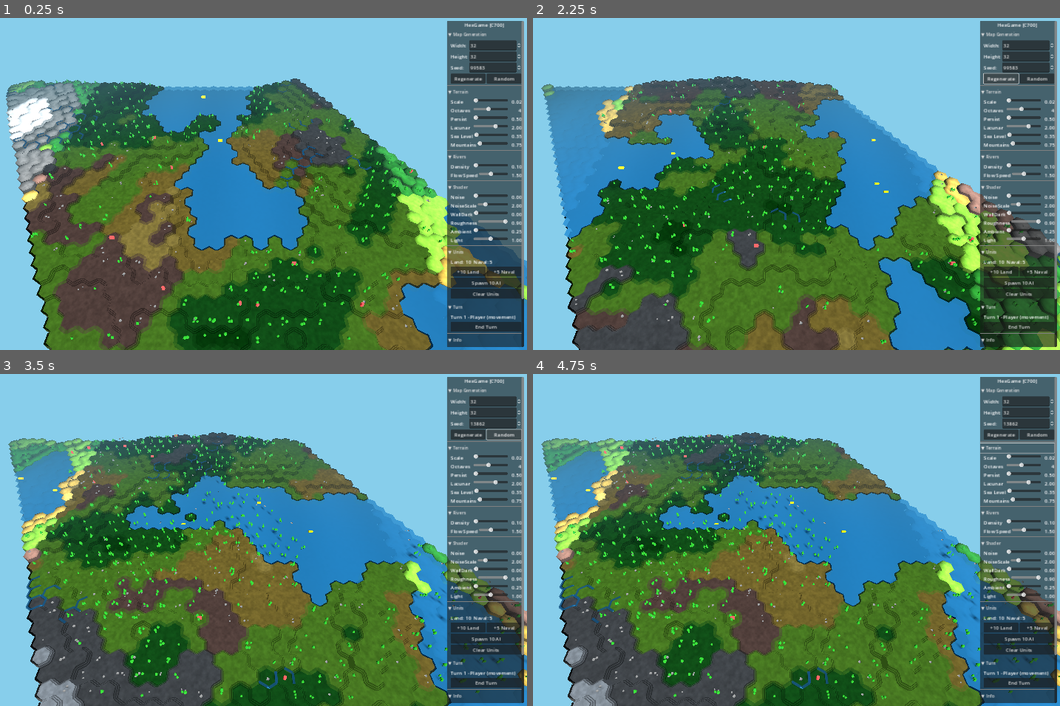
Above: before the commit, frames 1-4 (two rows, left to right).
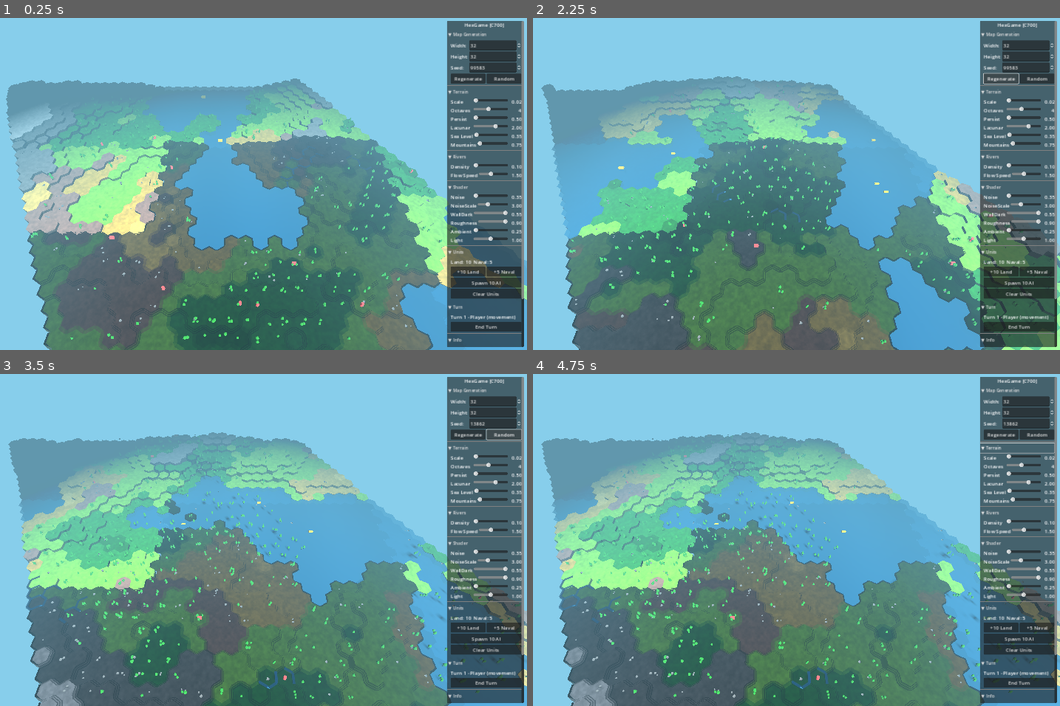
Above: after the commit, the same moments.

Repository: bobum/hexgame
Game: Godot game, scene res://scenes/main.tscn
The game is run twice, just before and just after one commit, with the same random seed, the same clock (stepped at 60 frames per second) and the same inputs.
Inputs:
- Up to frame 1 (0.25 s): no input
- Up to frame 2 (2.25 s): click "▼ Map Generation" at 0.5 s; click "▶ Map Generation" at 1.25 s; click "Regenerate" at 2 s
- Up to frame 3 (3.5 s): click "Random" at 2.75 s
- Up to frame 4 (4.75 s): click "▼ Terrain" at 3.5 s; click "▶ Terrain" at 4.25 s

The runs differ from the first frame. In frame 1, 60% of the frame differs, in the area x 1-100%, y 18-100%; in frame 2, 62%, in the area x 1-100%, y 17-100%; in frame 3, 59%; in frame 4, 59%.

Commit message:
Fix LOD color mismatch and camera-based culling
- Fix LOD/culling to use camera XZ position instead of view_center
  This ensures foreground terrain always gets high detail regardless
  of camera angle
- Add saturation boost to LOD meshes to compensate for lack of terraces
- Use flat normals for medium/low LOD for consistent shader effects
- Emit shader defaults on UI startup so parameters are applied
- Align fog and LOD distances with Three.js (fog 20-60, LOD 30/60)
- Update all renderers (terrain, water, rivers, features, units) to
  use consistent camera-based distance calculations

Co-Authored-By: Claude Opus 4.5 <noreply@anthropic.com>

Diff:
--- a/godot/scenes/main.tscn
+++ b/godot/scenes/main.tscn
@@ -13,10 +13,10 @@
 fog_enabled = true
 fog_mode = 1
 fog_light_color = Color(0.529, 0.808, 0.922, 1)
-fog_light_energy = 0.2
-fog_depth_begin = 40.0
-fog_depth_end = 80.0
-fog_sky_affect = 0.1
+fog_light_energy = 0.5
+fog_depth_begin = 20.0
+fog_depth_end = 60.0
+fog_sky_affect = 0.3
 
 [node name="Main" type="Node3D"]
 script = ExtResource("1_main")
--- a/godot/src/debug/screenshot_capture.gd
+++ b/godot/src/debug/screenshot_capture.gd
@@ -7,8 +7,8 @@
 const SCREENSHOT_PATH = "C:/projects/hexgame/godot/debug_screenshot.png"
 
 # Fixed camera settings for consistent screenshots
-const DEBUG_CAMERA_DISTANCE: float = 35.0
-const DEBUG_CAMERA_PITCH: float = 55.0
+const DEBUG_CAMERA_DISTANCE: float = 40.0  # See LOD transitions before fog
+const DEBUG_CAMERA_PITCH: float = 50.0
 const DEBUG_CAMERA_YAW: float = 0.0
 
 # Auto-capture settings
--- a/godot/src/rendering/chunked_river_renderer.gd
+++ b/godot/src/rendering/chunked_river_renderer.gd
@@ -251,14 +251,8 @@
 		return
 
 	var camera_pos = camera.global_position
-	var forward = -camera.global_transform.basis.z
-	var view_center: Vector3
-
-	if forward.y < -0.01:
-		var t = -camera_pos.y / forward.y
-		view_center = camera_pos + forward * t
-	else:
-		view_center = Vector3(camera_pos.x, 0, camera_pos.z)
+	# Use camera XZ position for distance (matches terrain renderer)
+	var camera_xz = Vector3(camera_pos.x, 0, camera_pos.z)
 
 	var max_dist_sq = MAX_RENDER_DISTANCE * MAX_RENDER_DISTANCE
 
@@ -266,8 +260,8 @@
 		var chunk: RiverChunk = chunks[key]
 		if not chunk.mesh_instance:
 			continue
-		var dx = chunk.center.x - view_center.x
-		var dz = chunk.center.z - view_center.z
+		var dx = chunk.center.x - camera_xz.x
+		var dz = chunk.center.z - camera_xz.z
 		chunk.mesh_instance.visible = (dx * dx + dz * dz) <= max_dist_sq
 
 
--- a/godot/src/rendering/chunked_terrain_renderer.gd
+++ b/godot/src/rendering/chunked_terrain_renderer.gd
@@ -6,11 +6,14 @@
 const CHUNK_SIZE: float = 16.0
 
 # Distance culling - chunks beyond this are hidden (works with fog)
-const MAX_RENDER_DISTANCE: float = 50.0  # Should match fog density for smooth fadeout
-
-# LOD distance thresholds (from Three.js LODDistances)
-const LOD_HIGH_TO_MEDIUM: float = 25.0
-const LOD_MEDIUM_TO_LOW: float = 45.0
+const MAX_RENDER_DISTANCE: float = 60.0  # Beyond fog end
+
+# LOD distance thresholds (matching Three.js LODDistances)
+const LOD_HIGH_TO_MEDIUM: float = 30.0
+const LOD_MEDIUM_TO_LOW: float = 60.0
+
+# Reference zoom distance for LOD scaling (default camera distance)
+const REFERENCE_ZOOM: float = 30.0
 
 # Base Y level for skirts - below minimum terrain elevation
 const SKIRT_BASE_Y: float = HexMetrics.MIN_ELEVATION * HexMetrics.ELEVATION_STEP - 1.0
@@ -30,6 +33,7 @@
 	var mesh_high: MeshInstance3D    # Full detail
 	var mesh_medium: MeshInstance3D  # Simplified
 	var mesh_low: MeshInstance3D     # Very simple
+	var mesh_skirt: MeshInstance3D   # Always-visible boundary skirt
 	var cells: Array[HexCell] = []
 	var chunk_x: int = 0
 	var chunk_z: int = 0
@@ -124,28 +128,124 @@
 	chunk.mesh_low.visible = false
 	add_child(chunk.mesh_low)
 
+	# SKIRT disabled for now - was causing visual issues
+	# TODO: Implement proper edge-only skirts that don't block terrain view
+
+
+## Build chunk boundary skirt - walls around the outer edges of chunk
+func _build_chunk_boundary_skirt(cells: Array[HexCell], chunk_x: int, chunk_z: int) -> ArrayMesh:
+	if cells.is_empty():
+		return null
+
+	var st = SurfaceTool.new()
+	st.begin(Mesh.PRIMITIVE_TRIANGLES)
+
+	# Find the bounding box of this chunk's cells
+	var min_x = INF
+	var max_x = -INF
+	var min_z = INF
+	var max_z = -INF
+	var avg_y: float = 0.0
+
+	for cell in cells:
+		var pos = cell.get_world_position()
+		min_x = min(min_x, pos.x - HexMetrics.OUTER_RADIUS)
+		max_x = max(max_x, pos.x + HexMetrics.OUTER_RADIUS)
+		min_z = min(min_z, pos.z - HexMetrics.OUTER_RADIUS)
+		max_z = max(max_z, pos.z + HexMetrics.OUTER_RADIUS)
+		avg_y += pos.y
+
+	avg_y /= cells.size()
+
+	# Use a neutral color for the skirt (blends with fog)
+	var skirt_color = Color(0.4, 0.45, 0.5)  # Gray-blue to match fog
+	var down_normal = Vector3(0, -1, 0)
+
+	# Build 4 walls around the chunk boundary
+	var top_y = avg_y
+	var bottom_y = SKIRT_BASE_Y
+
+	# Wall vertices (going clockwise when viewed from above)
+	var corners = [
+		Vector3(min_x, top_y, min_z),  # 0: front-left
+		Vector3(max_x, top_y, min_z),  # 1: front-right
+		Vector3(max_x, top_y, max_z),  # 2: back-right
+		Vector3(min_x, top_y, max_z),  # 3: back-left
+	]
+
+	# Build 4 walls
+	for i in range(4):
+		var c1 = corners[i]
+		var c2 = corners[(i + 1) % 4]
+
+		var top_left = c1
+		var top_right = c2
+		var bottom_left = Vector3(c1.x, bottom_y, c1.z)
+		var bottom_right = Vector3(c2.x, bottom_y, c2.z)
+
+		# Calculate outward-facing normal for this wall
+		var edge = top_right - top_left
+		var down = Vector3(0, -1, 0)
+		var wall_normal = edge.cross(down).normalized()
+
+		# Two triangles for the quad
+		st.set_normal(wall_normal)
+		st.set_color(skirt_color)
+		st.add_vertex(top_left)
+		st.set_normal(wall_normal)
+		st.set_color(skirt_color)
+		st.add_vertex(bottom_left)
+		st.set_normal(wall_normal)
+		st.set_color(skirt_color)
+		st.add_vertex(bottom_right)
+
+		st.set_normal(wall_normal)
+		st.set_color(skirt_color)
+		st.add_vertex(top_left)
+		st.set_normal(wall_normal)
+		st.set_color(skirt_color)
+		st.add_vertex(bottom_right)
+		st.set_normal(wall_normal)
+		st.set_color(skirt_color)
+		st.add_vertex(top_right)
+
+	return st.commit()
+
 
 ## Build flat hex mesh (medium LOD) with per-hex skirts
 func _build_flat_hex_mesh(cells: Array[HexCell]) -> ArrayMesh:
 	var st = SurfaceTool.new()
 	st.begin(Mesh.PRIMITIVE_TRIANGLES)
 	var corners = HexMetrics.get_corners()
+	var up_normal = Vector3(0, 1, 0)
 
 	for cell in cells:
 		var center = cell.get_world_position()
-		var color = cell.get_color()
-		var skirt_color = color.darkened(0.4)  # Darker for skirt sides
-
-		# Build hex top as 6 triangles from center
+		var base_color = cell.get_color()
+		# Boost saturation slightly to compensate for lack of terrace detail
+		var h = base_color.h
+		var s = min(base_color.s * 1.15, 1.0)  # 15% saturation boost
+		var v = base_color.v
+		var color = Color.from_hsv(h, s, v)
+		# Use same color for tops and skirts - shader wall_darkening handles shading
+		var skirt_color = color
+
+		# Build hex top as 6 triangles from center - use flat up normal
 		for i in range(6):
 			var c1 = corners[i]
 			var c2 = corners[(i + 1) % 6]
+
+			st.set_normal(up_normal)
 			st.set_color(color)
 			st.add_vertex(center)
+			st.set_normal(up_normal)
+			st.set_color(color)
 			st.add_vertex(Vector3(center.x + c1.x, center.y, center.z + c1.z))
+			st.set_normal(up_normal)
+			st.set_color(color)
 			st.add_vertex(Vector3(center.x + c2.x, center.y, center.z + c2.z))
 
-		# Build hex skirt - 6 quads around perimeter
+		# Build hex skirt - 6 quads around perimeter with outward normals
 		for i in range(6):
 			var c1 = corners[i]
 			var c2 = corners[(i + 1) % 6]
@@ -155,18 +255,31 @@
 			var bottom_left = Vector3(center.x + c1.x, SKIRT_BASE_Y, center.z + c1.z)
 			var bottom_right = Vector3(center.x + c2.x, SKIRT_BASE_Y, center.z + c2.z)
 
+			# Calculate outward-facing normal for this edge
+			var edge = top_right - top_left
+			var outward = Vector3(edge.z, 0, -edge.x).normalized()
+
 			# Two triangles for the quad (facing outward)
+			st.set_normal(outward)
 			st.set_color(skirt_color)
 			st.add_vertex(top_left)
+			st.set_normal(outward)
+			st.set_color(skirt_color)
 			st.add_vertex(bottom_left)
+			st.set_normal(outward)
+			st.set_color(skirt_color)
 			st.add_vertex(bottom_right)
 
+			st.set_normal(outward)
 			st.set_color(skirt_color)
 			st.add_vertex(top_left)
+			st.set_normal(outward)
+			st.set_color(skirt_color)
 			st.add_vertex(bottom_right)
+			st.set_normal(outward)
+			st.set_color(skirt_color)
 			st.add_vertex(top_right)
 
-	st.generate_normals()
 	return st.commit()
 
 
@@ -174,51 +287,85 @@
 func _build_simple_quad_mesh(cells: Array[HexCell]) -> ArrayMesh:
 	var st = SurfaceTool.new()
 	st.begin(Mesh.PRIMITIVE_TRIANGLES)
+	var up_normal = Vector3(0, 1, 0)
 
 	for cell in cells:
 		var center = cell.get_world_position()
-		var color = cell.get_color()
-		var skirt_color = color.darkened(0.4)  # Darker for skirt sides
-		var size = HexMetrics.OUTER_RADIUS * 0.9
-
-		# Simple quad top
+		var base_color = cell.get_color()
+		# Boost saturation slightly to compensate for lack of terrace detail
+		var h = base_color.h
+		var s = min(base_color.s * 1.15, 1.0)  # 15% saturation boost
+		var v = base_color.v
+		var color = Color.from_hsv(h, s, v)
+		# Use same color for tops and skirts - shader wall_darkening handles shading
+		var skirt_color = color
+		var size = HexMetrics.OUTER_RADIUS * 0.85  # Match Three.js
+
+		# Simple quad top with flat up normal
 		var v1 = Vector3(center.x - size, center.y, center.z - size)
 		var v2 = Vector3(center.x + size, center.y, center.z - size)
 		var v3 = Vector3(center.x + size, center.y, center.z + size)
 		var v4 = Vector3(center.x - size, center.y, center.z + size)
 
+		st.set_normal(up_normal)
 		st.set_color(color)
 		st.add_vertex(v1)
+		st.set_normal(up_normal)
+		st.set_color(color)
 		st.add_vertex(v2)
+		st.set_normal(up_normal)
+		st.set_color(color)
 		st.add_vertex(v3)
 
+		st.set_normal(up_normal)
 		st.set_color(color)
 		st.add_vertex(v1)
+		st.set_normal(up_normal)
+		st.set_color(color)
 		st.add_vertex(v3)
+		st.set_normal(up_normal)
+		st.set_color(color)
 		st.add_vertex(v4)
 
-		# Box skirt - 4 walls around the quad
+		# Box skirt - 4 walls around the quad with outward normals
 		var quad_corners = [v1, v2, v3, v4]
+		# Outward normals for each wall (in order: -Z, +X, +Z, -X)
+		var wall_normals = [
+			Vector3(0, 0, -1),
+			Vector3(1, 0, 0),
+			Vector3(0, 0, 1),
+			Vector3(-1, 0, 0)
+		]
 		for i in range(4):
 			var c1 = quad_corners[i]
 			var c2 = quad_corners[(i + 1) % 4]
+			var wall_normal = wall_normals[i]
 
 			var top_left = c1
 			var top_right = c2
 			var bottom_left = Vector3(c1.x, SKIRT_BASE_Y, c1.z)
 			var bottom_right = Vector3(c2.x, SKIRT_BASE_Y, c2.z)
 
+			st.set_normal(wall_normal)
 			st.set_color(skirt_color)
 			st.add_vertex(top_left)
+			st.set_normal(wall_normal)
+			st.set_color(skirt_color)
 			st.add_vertex(bottom_left)
+			st.set_normal(wall_normal)
+			st.set_color(skirt_color)
 			st.add_vertex(bottom_right)
 
+			st.set_normal(wall_normal)
 			st.set_color(skirt_color)
 			st.add_vertex(top_left)
+			st.set_normal(wall_normal)
+			st.set_color(skirt_color)
 			st.add_vertex(bottom_right)
+			st.set_normal(wall_normal)
+			st.set_color(skirt_color)
 			st.add_vertex(top_right)
 
-	st.generate_normals()
 	return st.commit()
 
 
@@ -226,20 +373,12 @@
 func update(camera: Camera3D) -> void:
 	var camera_pos = camera.global_position
 
-	# Calculate where camera is actually looking - project screen center to ground
-	# This properly handles camera rotation unlike using orbital target
-	var forward = -camera.global_transform.basis.z
-	var view_center: Vector3
-
-	if forward.y < -0.01:  # Camera looking down at ground
-		# Ray from camera along forward direction, find Y=0 intersection
-		var t = -camera_pos.y / forward.y
-		view_center = camera_pos + forward * t
-	else:
-		# Camera looking up or horizontal - use camera XZ position
-		view_center = Vector3(camera_pos.x, 0, camera_pos.z)
-
-	# Use simple distance-based culling without zoom scaling
+	# Use camera XZ position for distance calculations
+	# This ensures foreground terrain (close to camera) always gets HIGH LOD
+	var camera_xz = Vector3(camera_pos.x, 0, camera_pos.z)
+
+	# No zoom scaling - use fixed LOD distances based on camera position
+	# This prevents issues where foreground gets culled/LOD'd incorrectly
 	var effective_max_dist = MAX_RENDER_DISTANCE
 	var max_dist_sq = effective_max_dist * effective_max_dist
 
@@ -251,9 +390,9 @@
 		if not chunk.mesh_high:
 			continue
 
-		# Horizontal distance from view center to chunk
-		var dx = chunk.center.x - view_center.x
-		var dz = chunk.center.z - view_center.z
+		# Horizontal distance from camera to chunk
+		var dx = chunk.center.x - camera_xz.x
+		var dz = chunk.center.z - camera_xz.z
 		var dist_sq = dx * dx + dz * dz
 
 		if dist_sq > max_dist_sq:
@@ -269,9 +408,9 @@
 
 		# Debug: print first chunk distance occasionally
 		if key == chunks.keys()[0] and Engine.get_frames_drawn() % 120 == 0:
-			print("Chunk dist: %.1f, max: %.1f, view_center: %s" % [dist, effective_max_dist, view_center])
-
-		# LOD selection based on distance
+			print("Chunk dist: %.1f, max: %.1f, cam: (%.1f, %.1f)" % [dist, effective_max_dist, camera_xz.x, camera_xz.z])
+
+		# LOD selection based on distance from camera
 		if dist < LOD_HIGH_TO_MEDIUM:
 			chunk.mesh_high.visible = true
 			chunk.mesh_medium.visible = false
@@ -299,5 +438,7 @@
 			chunk.mesh_medium.queue_free()
 		if chunk.mesh_low:
 			chunk.mesh_low.queue_free()
+		if chunk.mesh_skirt:
+			chunk.mesh_skirt.queue_free()
 	chunks.clear()
 	total_chunk_count = 0
--- a/godot/src/rendering/chunked_water_renderer.gd
+++ b/godot/src/rendering/chunked_water_renderer.gd
@@ -119,14 +119,8 @@
 		return
 
 	var camera_pos = camera.global_position
-	var forward = -camera.global_transform.basis.z
-	var view_center: Vector3
-
-	if forward.y < -0.01:
-		var t = -camera_pos.y / forward.y
-		view_center = camera_pos + forward * t
-	else:
-		view_center = Vector3(camera_pos.x, 0, camera_pos.z)
+	# Use camera XZ position for distance (matches terrain renderer)
+	var camera_xz = Vector3(camera_pos.x, 0, camera_pos.z)
 
 	var max_dist_sq = MAX_RENDER_DISTANCE * MAX_RENDER_DISTANCE
 
@@ -135,8 +129,8 @@
 		if not chunk.mesh_instance:
 			continue
 
-		var dx = chunk.center.x - view_center.x
-		var dz = chunk.center.z - view_center.z
+		var dx = chunk.center.x - camera_xz.x
+		var dz = chunk.center.z - camera_xz.z
 		var dist_sq = dx * dx + dz * dz
 
 		chunk.mesh_instance.visible = dist_sq <= max_dist_sq
--- a/godot/src/rendering/feature_renderer.gd
+++ b/godot/src/rendering/feature_renderer.gd
@@ -148,24 +148,17 @@
 		return
 
 	var camera_pos = camera.global_position
-	var forward = -camera.global_transform.basis.z
-	var view_center: Vector3
-
-	# Calculate where camera is looking (same as chunked terrain)
-	if forward.y < -0.01:
-		var t = -camera_pos.y / forward.y
-		view_center = camera_pos + forward * t
-	else:
-		view_center = Vector3(camera_pos.x, 0, camera_pos.z)
+	# Use camera XZ position for distance (matches terrain renderer)
+	var camera_xz = Vector3(camera_pos.x, 0, camera_pos.z)
 
 	var max_dist_sq = MAX_RENDER_DISTANCE * MAX_RENDER_DISTANCE
 
 	for key in chunks:
 		var chunk: FeatureChunk = chunks[key]
 
-		# Distance from view center to chunk
-		var dx = chunk.center.x - view_center.x
-		var dz = chunk.center.z - view_center.z
+		# Distance from camera to chunk
+		var dx = chunk.center.x - camera_xz.x
+		var dz = chunk.center.z - camera_xz.z
 		var dist_sq = dx * dx + dz * dz
 
 		var visible = dist_sq <= max_dist_sq
--- a/godot/src/ui/game_ui.gd
+++ b/godot/src/ui/game_ui.gd
@@ -56,6 +56,8 @@
 
 func _ready() -> void:
 	_build_ui()
+	# Emit shader defaults after a short delay to ensure terrain is built
+	call_deferred("_emit_shader_defaults")
 
 
 func _process(_delta: float) -> void:
@@ -225,14 +227,14 @@
 func _create_shader_folder() -> void:
 	var content = _create_folder("Shader", true)
 
-	# Shader noise strength (0.0 - 0.5)
-	shader_noise_slider = _add_slider(content, "Noise", 0.0, 0.5, 0.0, 0.01, _on_shader_noise_changed)
-
-	# Shader noise scale (0.5 - 10.0)
-	shader_noise_scale_slider = _add_slider(content, "NoiseScale", 0.5, 10.0, 2.0, 0.1, _on_shader_noise_scale_changed)
-
-	# Wall darkening (0.0 - 0.8)
-	shader_wall_dark_slider = _add_slider(content, "WallDark", 0.0, 0.8, 0.0, 0.01, _on_shader_wall_dark_changed)
+	# Shader noise strength (0.0 - 0.5) - matches shader default
+	shader_noise_slider = _add_slider(content, "Noise", 0.0, 0.5, 0.35, 0.01, _on_shader_noise_changed)
+
+	# Shader noise scale (0.5 - 10.0) - matches shader default
+	shader_noise_scale_slider = _add_slider(content, "NoiseScale", 0.5, 10.0, 3.0, 0.1, _on_shader_noise_scale_changed)
+
+	# Wall darkening (0.0 - 0.8) - matches shader default
+	shader_wall_dark_slider = _add_slider(content, "WallDark", 0.0, 0.8, 0.55, 0.01, _on_shader_wall_dark_changed)
 
 	# Roughness (0.0 - 1.0)
 	shader_roughness_slider = _add_slider(content, "Roughness", 0.0, 1.0, 0.9, 0.01, _on_shader_roughness_changed)
@@ -242,6 +244,14 @@
 
 	# Light energy (0.0 - 2.0)
 	light_energy_slider = _add_slider(content, "Light", 0.0, 2.0, 1.0, 0.05, _on_light_energy_changed)
+
+
+func _emit_shader_defaults() -> void:
+	# Emit shader parameter signals with default values so shader gets initialized
+	shader_param_changed.emit("top_noise_strength", 0.35)
+	shader_param_changed.emit("top_noise_scale", 3.0)
+	shader_param_changed.emit("wall_darkening", 0.55)
+	shader_param_changed.emit("roughness_value", 0.9)
 
 
 func _create_units_folder() -> void:
@@ -470,12 +480,12 @@
 
 func _on_shader_noise_changed(value: float) -> void:
 	_update_slider_label(shader_noise_slider, value)
-	shader_param_changed.emit("noise_strength", value)
+	shader_param_changed.emit("top_noise_strength", value)
 
 
 func _on_shader_noise_scale_changed(value: float) -> void:
 	_update_slider_label(shader_noise_scale_slider, value)
-	shader_param_changed.emit("noise_scale", value)
+	shader_param_changed.emit("top_noise_scale", value)
 
 
 func _on_shader_wall_dark_changed(value: float) -> void:
--- a/godot/src/units/unit_renderer.gd
+++ b/godot/src/units/unit_renderer.gd
@@ -348,14 +348,8 @@
 		return
 
 	var camera_pos = camera.global_position
-	var forward = -camera.global_transform.basis.z
-	var view_center: Vector3
-
-	if forward.y < -0.01:
-		var t = -camera_pos.y / forward.y
-		view_center = camera_pos + forward * t
-	else:
-		view_center = Vector3(camera_pos.x, 0, camera_pos.z)
+	# Use camera XZ position for distance (matches terrain renderer)
+	var camera_xz = Vector3(camera_pos.x, 0, camera_pos.z)
 
 	var max_dist_sq = MAX_RENDER_DISTANCE * MAX_RENDER_DISTANCE
 
@@ -366,8 +360,8 @@
 		var center_x = (cx + 0.5) * CHUNK_SIZE
 		var center_z = (cz + 0.5) * CHUNK_SIZE
 
-		var dx = center_x - view_center.x
-		var dz = center_z - view_center.z
+		var dx = center_x - camera_xz.x
+		var dz = center_z - camera_xz.z
 		var visible = (dx * dx + dz * dz) <= max_dist_sq
 
 		var chunk_meshes = unit_chunks[chunk_key]
